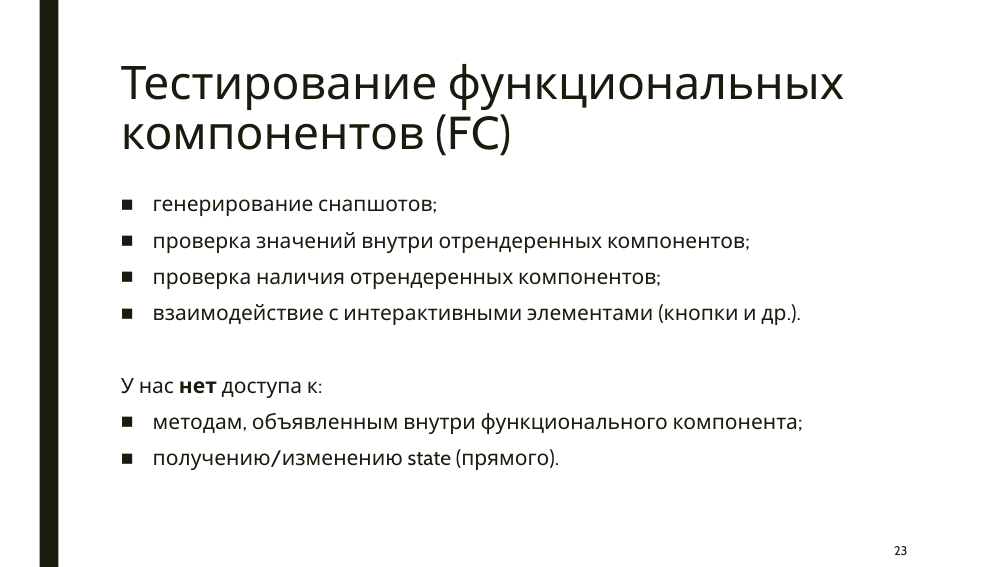
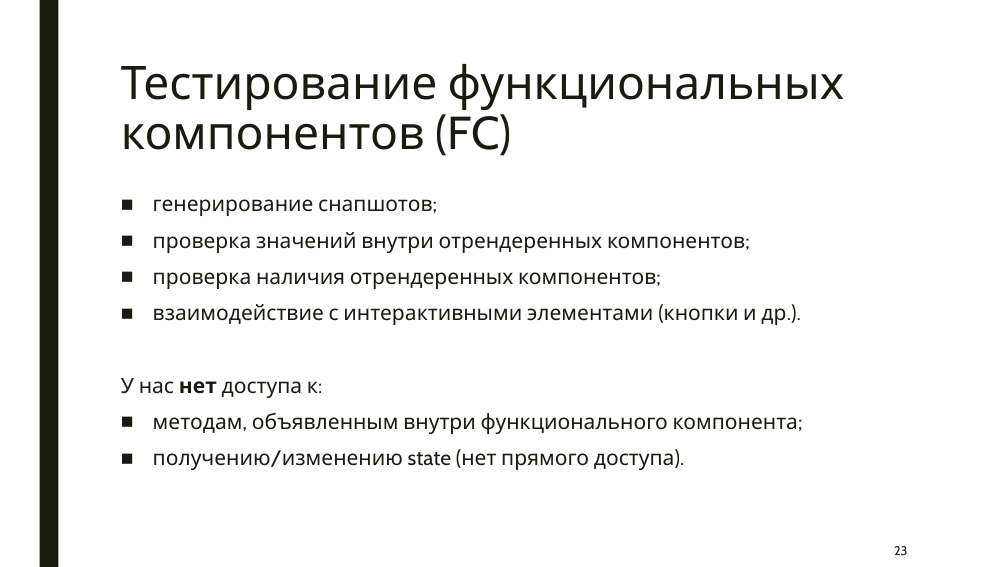
Before and after one commit to artem-gorokhovskii/frontend-unit-tests, a slide deck: slide 23 of frontend-unit-tests.pptx. Drawn at 1008x567 pixels with LibreOffice and Linux fonts; fonts in the diff are those of the drawing. Boxes give left, top, right and bottom in pixels: in the first picture for what was removed or moved away, otherwise in the second. Text is boxed around its words. In the diff, an @@ line names an element or a change of style, - is before the commit and + after.

```diff
--- a/frontend-unit-tests.pptx
+++ b/frontend-unit-tests.pptx
@@ text at [153,452,675,470]: text changed @@
-■ получению/изменению state (прямого).
+■ получению/изменению state (нет прямого доступа).
```
Also in this commit, not shown: 5 other slides changed, 4 slides added, 1 slide removed, 1 other file.
